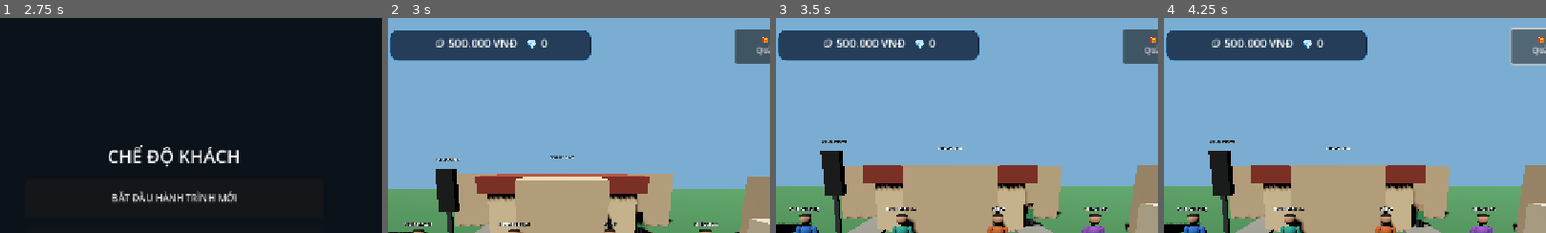
Above: before the commit, frames 1-4 (left to right).
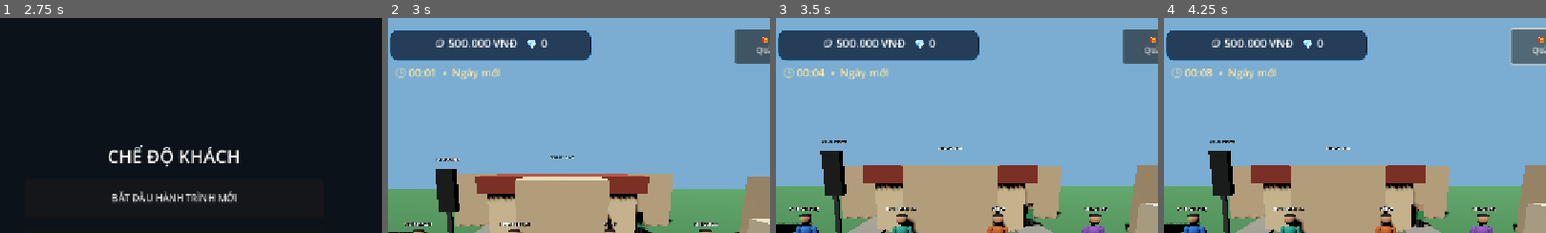
Above: after the commit, the same moments.

Repository: temu838655-dev/Vi-t-Nam-Du-L-ch
Game: Godot game, scene res://scenes/main.tscn
The game is run twice, just before and just after one commit, with the same random seed, the same clock (stepped at 60 frames per second) and the same inputs.
Inputs:
- Up to frame 1 (2.75 s): click "ĐĂNG NHẬP BẰNG GOOGLE" at 0.5 s; click "OK" at 1.25 s; click "CHƠI VỚI TƯ CÁCH KHÁCH" at 2 s
- Up to frame 2 (3 s): click "BẮT ĐẦU HÀNH TRÌNH MỚI" at 2.75 s
- Up to frame 3 (3.5 s): no input
- Up to frame 4 (4.25 s): click "🎁 Quà" at 3.5 s
The pictures show only the part of the screen within x 27-77%, y 0-50%; the shares and areas given below are measured in that part.

Frame 1 is identical in both runs. In frame 2, 0.5% of the frame differs, in the area x 2-30%, y 23-29%; in frame 3, 0.5%; in frame 4, 0.6%.

Commit message:
Show shared in-game clock in HUD

Diff:
--- a/Godot/scripts/mobile_hud.gd
+++ b/Godot/scripts/mobile_hud.gd
@@ -2,6 +2,7 @@
 
 var player: CharacterBody3D
 var status_label: Label
+var clock_label: Label
 var message_label: Label
 var joystick_origin := Vector2.ZERO
 var joystick_touch := -1
@@ -75,6 +76,12 @@
 	status_label.add_theme_font_size_override("font_size", 19)
 	currency_row.add_child(status_label)
 
+	clock_label = Label.new()
+	clock_label.position = Vector2(360, 78)
+	clock_label.add_theme_font_size_override("font_size", 18)
+	clock_label.add_theme_color_override("font_color", Color(1.0, 0.9, 0.62))
+	ui_root.add_child(clock_label)
+
 	# Top-right quick actions.
 	var top_actions := HBoxContainer.new()
 	top_actions.set_anchors_preset(Control.PRESET_TOP_RIGHT)
@@ -201,6 +208,8 @@
 func _update_status() -> void:
 	if status_label:
 		status_label.text = "🪙 %s VNĐ   💎 0" % _format_money(GameState.wallet_vnd)
+	if clock_label:
+		clock_label.text = "🕒 " + GameState.get_world_clock_text() + "  •  Ngày mới"
 	if interact_button and player and player.has_method("is_riding_vehicle"):
 		interact_button.text = "XUỐNG XE" if player.is_riding_vehicle() else "TƯƠNG TÁC"
 
